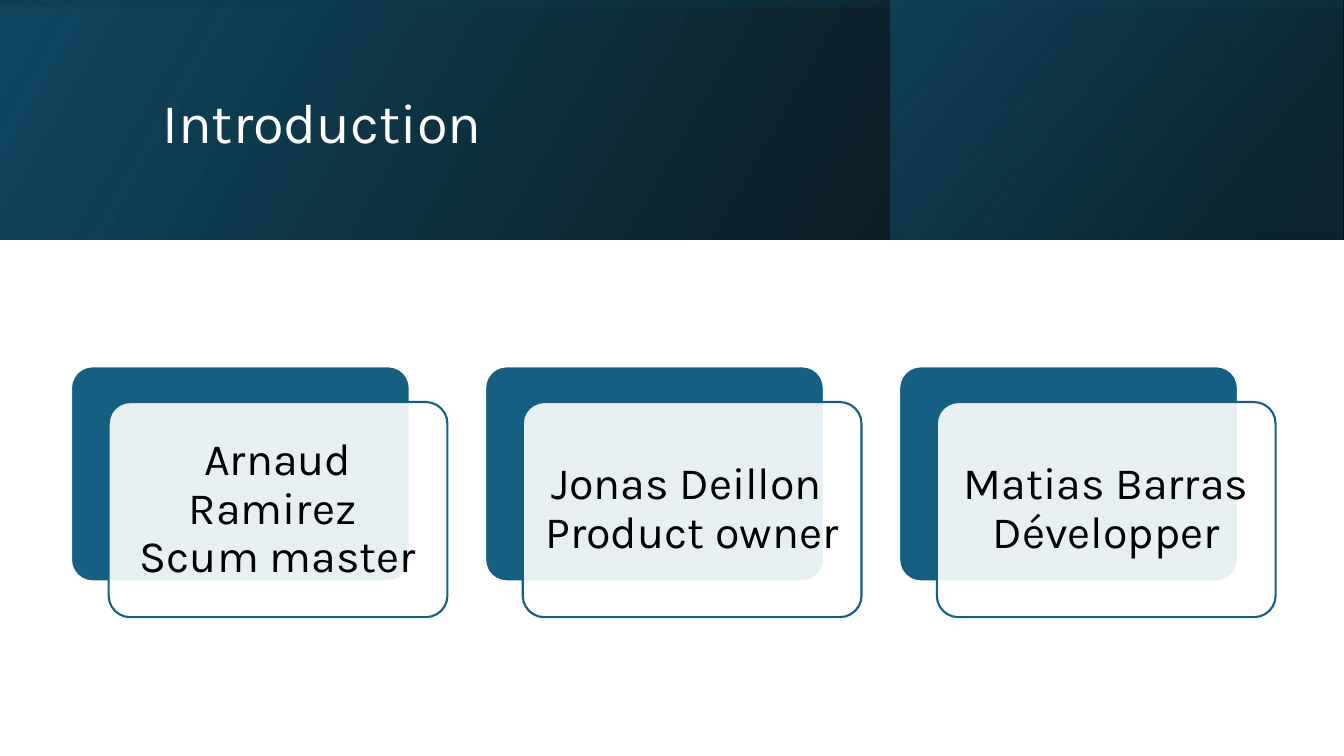
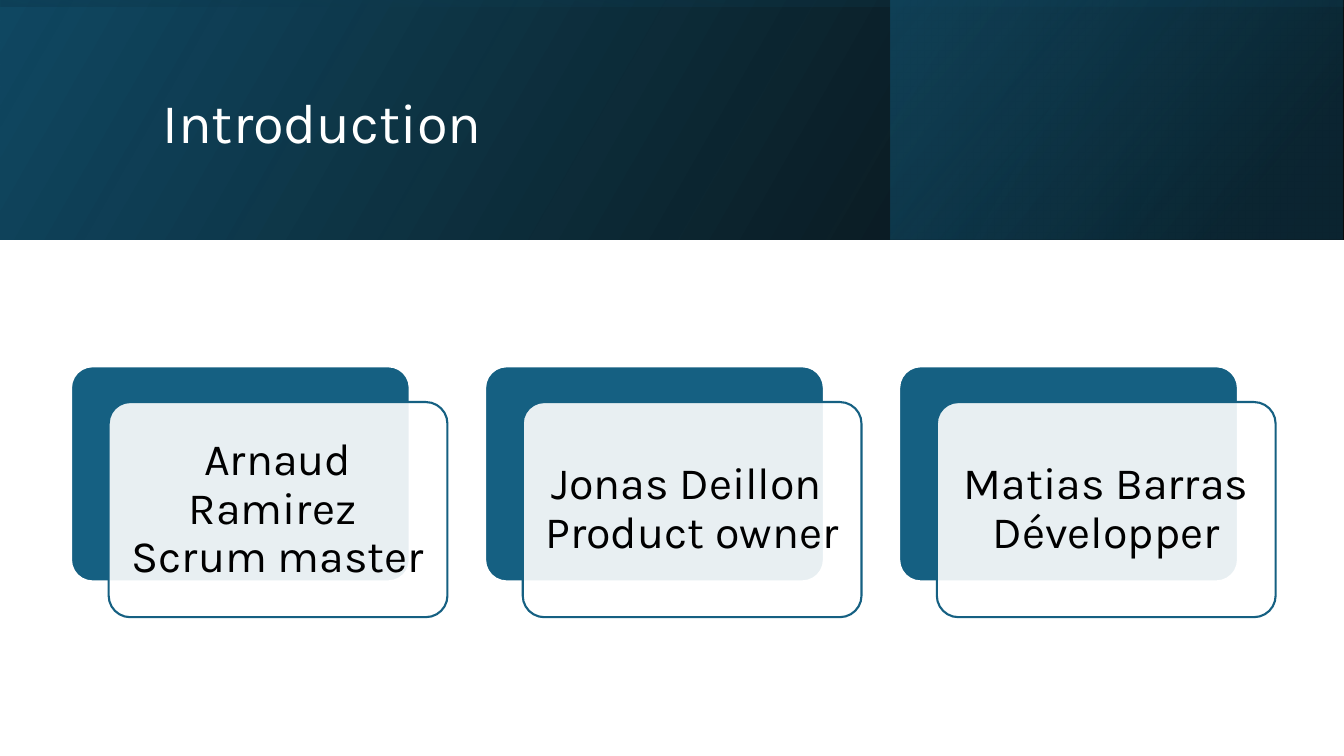
Before and after one commit to Barras-Matias-emf/306-G2-ArcadiaBox, a slide deck: slide 3 of documentation/ArcadiaboxPresentation.pptx. Drawn at 1344x756 pixels with LibreOffice and Linux fonts; fonts in the diff are those of the drawing. Boxes give left, top, right and bottom in pixels: in the first picture for what was removed or moved away, otherwise in the second. Text is boxed around its words. In the diff, an @@ line names an element or a change of style, - is before the commit and + after.

```diff
--- a/documentation/ArcadiaboxPresentation.pptx
+++ b/documentation/ArcadiaboxPresentation.pptx
@@ text at <box>132,444,424,573</box>: text changed @@
-Arnaud Ramirez
-Scum master
+Arnaud Ramirez
+Scrum master
```
Also in this commit, not shown: 2 other slides changed, 4 slides added, 11 other files.
